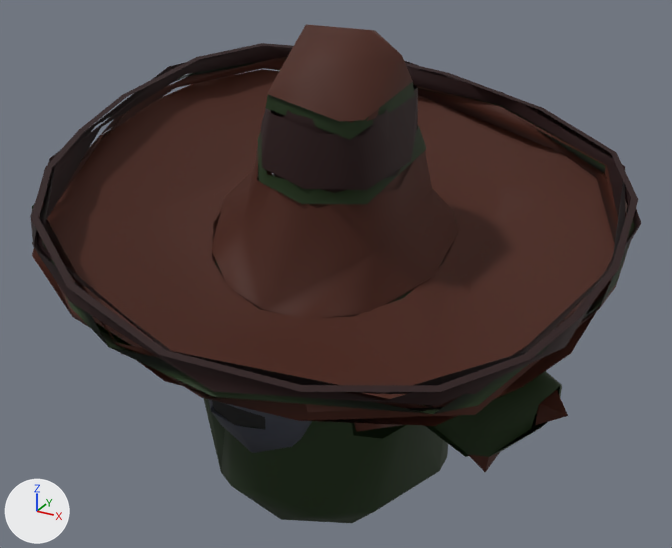
What one commit did to the glTF model public/assets/models/enemies/quaternius/common-far/cactoro.common-far.glb.
The view is the same before and after, from a 50 mm lens placed at (1.007, -1.676, 1.49), pointed at (0.06, 0.047, 0.629). Every picture has the same lights, and +X, +Y and +Z are marked at lower left. The picture after the commit comes second. Where no turn or scale is listed for an object, it has been applied to the vertices. Vertices at exactly the same position are counted once.

The older version as bpy lines, for what is in view:
```python
me_cactoro_blob_002 = bpy.data.meshes.new('Cactoro_Blob.002')
me_cactoro_blob_002.from_pydata(...)  # 524 vertices, 650 faces; spans x -0.685..0.685, y -0.616..0.616, z 0.0..1.204
me_cactoro_blob_002.materials.append(mat_hordeready_vertexcolor)
ob_hordereadyrigidmesh = bpy.data.objects.new('HordeReadyRigidMesh', me_cactoro_blob_002)
ob_hordereadyrigidmesh.location = (0.0, 0.0, 0.0)
```
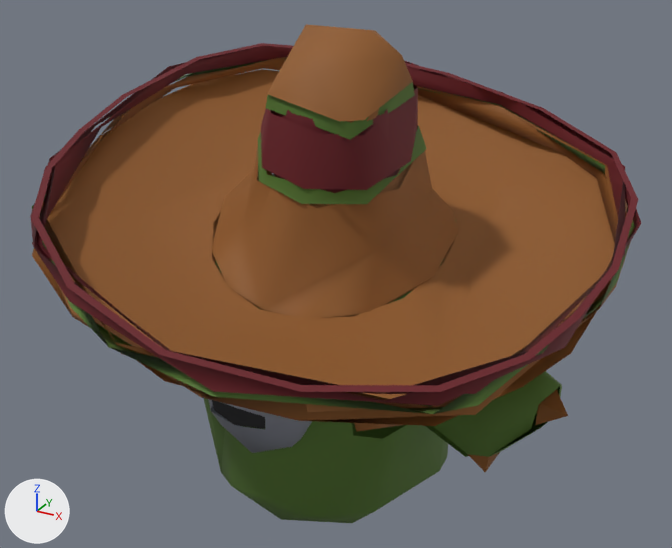
What differs and where, as boxes [x1, y1, x2, y2] in the pictures (672 x 548 px):
part 1 of me_cactoro_blob_002, recoloured (lighter): [32, 24, 631, 472] in both
part 2 of me_cactoro_blob_002, recoloured: [32, 58, 635, 523] in both
part 3 of me_cactoro_blob_002, recoloured: [30, 43, 641, 429] in both

The change, as a list of edits to the scene's bpy script:
```text
Change me_cactoro_blob_002:
    where me_cactoro_blob_002.from_pydata(...)  # 524 vertices, 650 faces; spans x -0.685..0.685, y -0.616..0.616, z 0.0..1.204
    used by ob_hordereadyrigidmesh; location = (0.0, 0.0, 0.0)
    me_cactoro_blob_002 part 1: 261 faces centred in x -0.63..0.672, y -0.576..0.584, z 0.276..1.197 are repainted in the vertex colours; the middle colour goes from brown #461905 to brown #8f5925
    me_cactoro_blob_002 part 2: 278 faces centred in x -0.587..0.674, y -0.592..0.595, z 0.015..1.119 are repainted in the vertex colours; the middle colour goes from dark green #162d06 to dark green #53742c
    me_cactoro_blob_002 part 3: 111 faces centred in x -0.501..0.672, y -0.594..0.592, z 0.428..1.075 are repainted in the vertex colours; the middle colour goes from black #220203 to dark red #67161f
```
